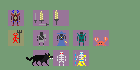
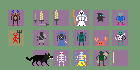
Revision of a layered (140, 70) image; what changed, layer by layer:
added group "Hero 04" with 3 layers above "Hero 03" over [96, 50, 118, 66]
added layer "Layer 11" in group "Hero 04" over [113, 51, 118, 64]
added layer "Layer 10" in group "Hero 04" over [96, 50, 109, 66]
added layer "body copy 10" in group "Hero 04" over [96, 52, 107, 66]
added group "Hero 03" with 2 layers above "VIKING" over [115, 30, 126, 46]
added layer "armor" (1st of 2, in "Hero 03") in group "Hero 03" over [115, 30, 125, 46]
added layer "body copy 9" in group "Hero 03" over [115, 32, 126, 46]
added group "Light Cultist" with 3 layers above "Layer 8" over [73, 10, 87, 26]
added layer "suit" in group "Light Cultist" over [76, 10, 87, 26]
added layer "weapon" in group "Light Cultist" over [73, 10, 76, 26]
added layer "body" (3rd of 3, in "Light Cultist") in group "Light Cultist" over [76, 12, 87, 26]
added layer "Layer 9" above "body copy 7" over [116, 12, 125, 25]
added layer "body copy 7" above "body copy 6" over [116, 13, 125, 25]
added layer "body copy 6" above "body copy 3" over [97, 13, 105, 22]
added layer "Rectangle 3 copy 13" (25%) in group "backgrounds" over [112, 10, 128, 26]
added layer "Rectangle 3 copy 12" (25%) in group "backgrounds" over [93, 10, 109, 26]
added layer "Rectangle 3 copy 15" (25%) in group "backgrounds" over [93, 50, 109, 66]
added layer "Rectangle 3 copy 16" (25%) in group "backgrounds" over [112, 50, 128, 66]
added layer "Rectangle 3 copy 14" (25%) in group "backgrounds" over [112, 30, 128, 46]
added layer "Rectangle 3 copy 11" (25%) in group "backgrounds" over [73, 10, 89, 26]
